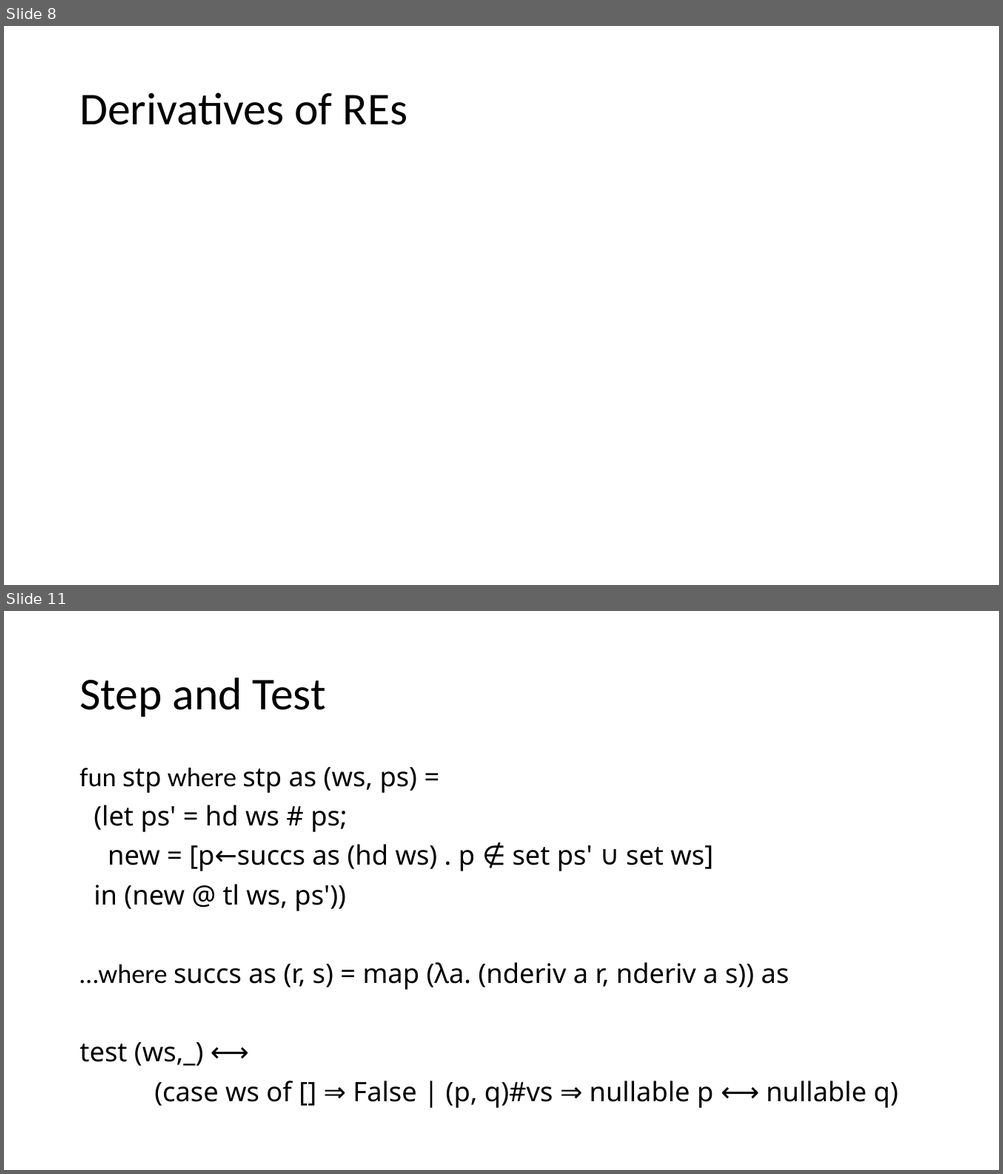
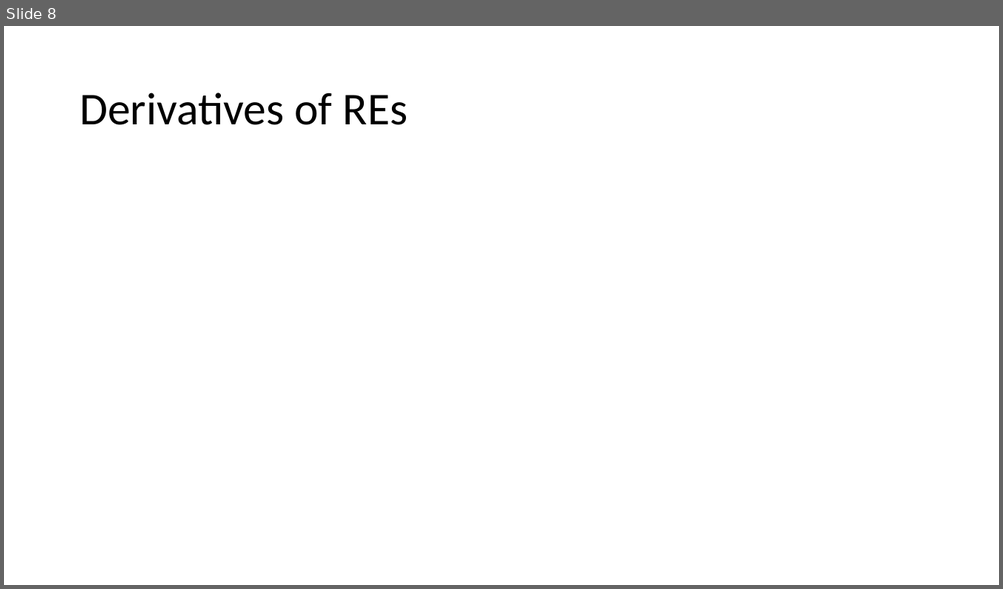
Before and after one commit to Helli/fds_seminar, a slide deck: slides.pptx. Shown one above the other, each under a label of ours: slides 8 and 11 before the commit, slide 8 after it; the slides between them are not shown. The pictures are 1003x1174 and 1003x589 pixels, drawn with LibreOffice and Linux fonts; fonts in the diff are those of the drawing; grey boxes stand for pictures. Boxes give left, top, right and bottom in pixels: in the first picture for what was removed or moved away, otherwise in the second. Text is boxed around its words. In the diff, an @@ line names an element or a change of style, - is before the commit and + after.

```diff
--- a/slides.pptx
+++ b/slides.pptx
@@ slide 11 removed at [4,611,999,1170], background #FFFFFF @@
@@ title removed at [79,678,326,717] @@
-Step and Test
@@ text removed at [79,767,898,1108] @@
-fun stp where stp as (ws, ps) =
-(let ps' = hd ws # ps;
-new = [p←succs as (hd ws) . p ∉ set ps' ∪ set ws]
-in (new @ tl ws, ps'))
-…where succs as (r, s) = map (λa. (nderiv a r, nderiv a s)) as
-test (ws,_) ⟷
-(case ws of [] ⇒ False | (p, q)#vs ⇒ nullable p ⟷ nullable q)
```
Also in this commit, not shown: 9 slides changed, 3 slides added, 1 other slide removed.
